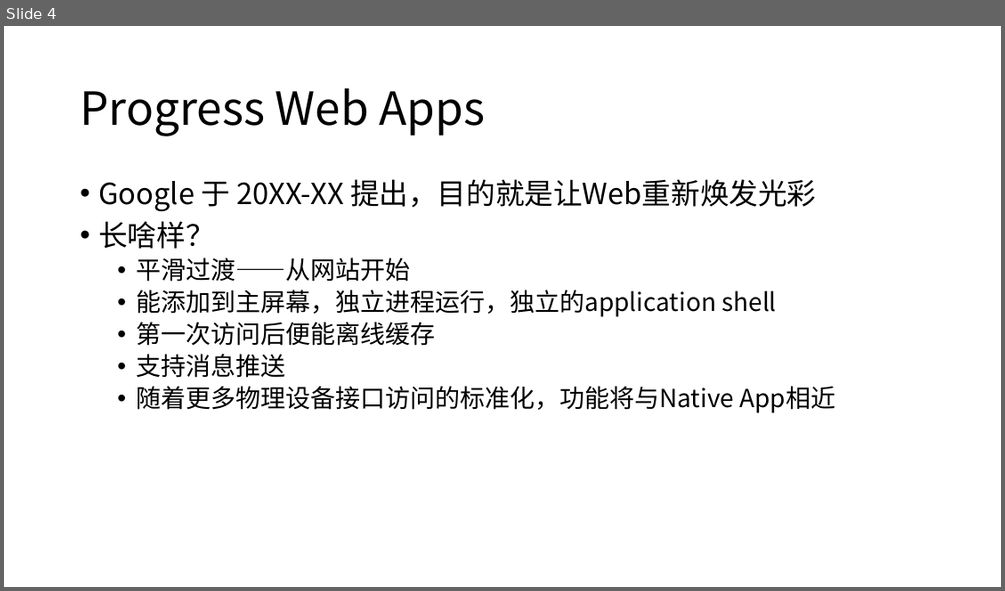
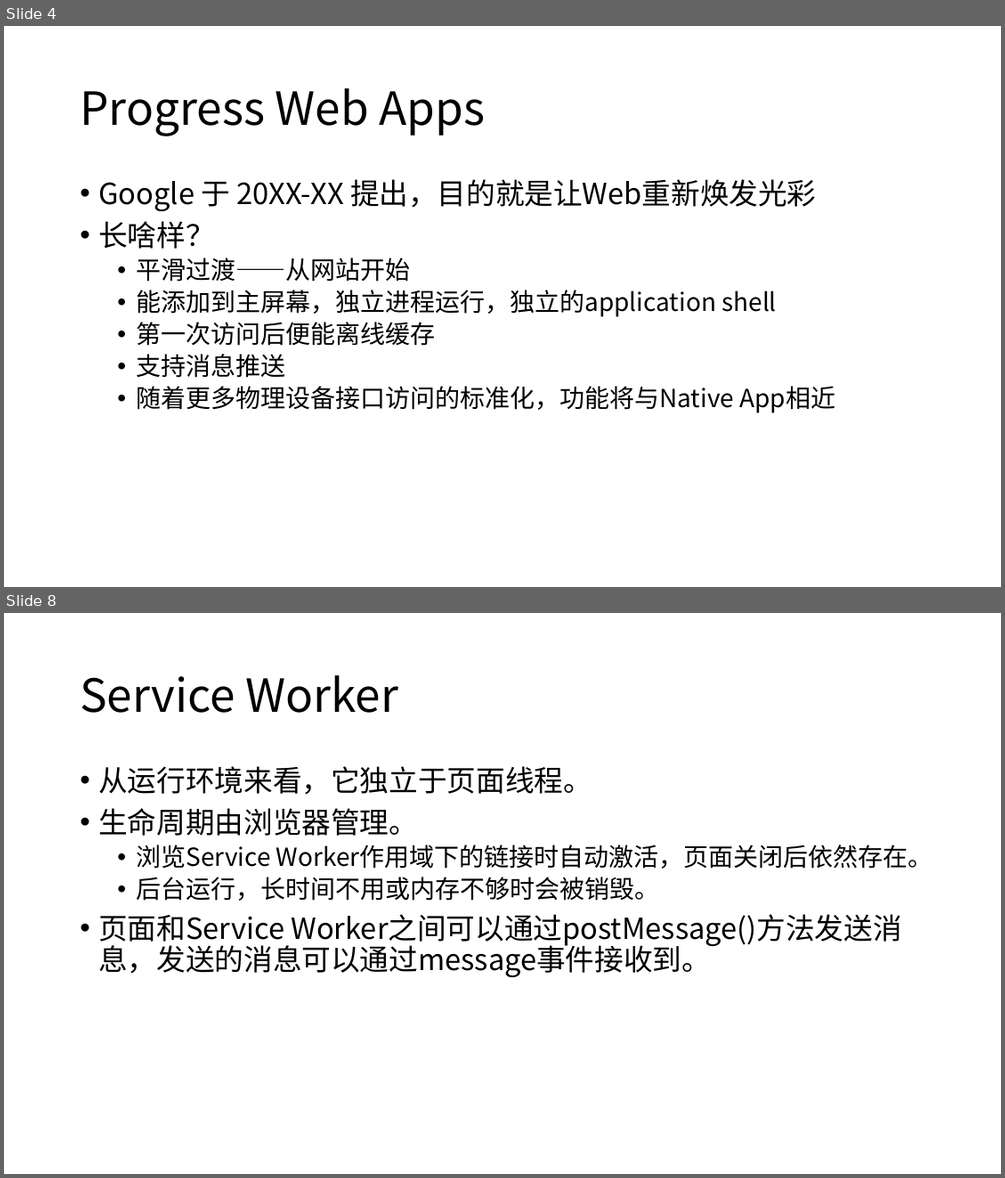
Before and after one commit to wujunxi/frontend-subject, a slide deck: PWA/other/PWA渐进式Web应用介绍.pptx. Shown one above the other, each under a label of ours: slide 4 before the commit, slides 4 and 8 after it; the slides between them are not shown. The pictures are 1005x591 and 1005x1178 pixels, drawn with LibreOffice and Linux fonts; fonts in the diff are those of the drawing. Boxes give left, top, right and bottom in pixels: in the first picture for what was removed or moved away, otherwise in the second. Text is boxed around its words. In the diff, an @@ line names an element or a change of style, - is before the commit and + after.

```diff
--- a/PWA/other/PWA渐进式Web应用介绍.pptx
+++ b/PWA/other/PWA渐进式Web应用介绍.pptx
@@ slide 8 added at <box>4,613,1001,1174</box>, background #FFFFFF @@
@@ title added at <box>80,675,398,713</box>, 44 pt, text #000000 @@
+Service Worker
@@ text added at <box>98,766,933,977</box>, 28 pt, text #000000 @@
+• 从运行环境来看，它独立于页面线程。
+• 生命周期由浏览器管理。
+  • 浏览Service Worker作用域下的链接时自动激活，页面关闭后依然存在。
+  • 后台运行，长时间不用或内存不够时会被销毁。
+• 页面和Service Worker之间可以通过postMessage()方法发送消息，发送的消息可以通过message事件接收到。
```
Also in this commit, not shown: 3 slides changed, 4 other slides added, 2 other files.
